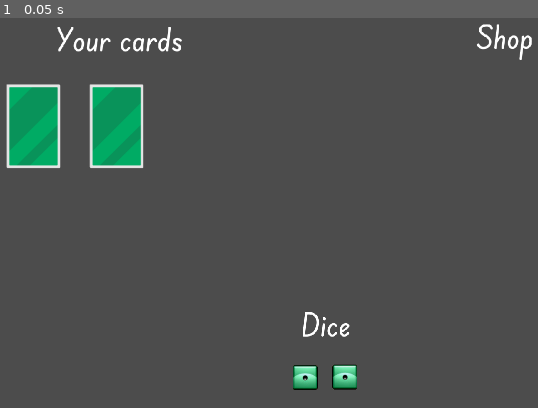
Above: before the commit, frame 1.
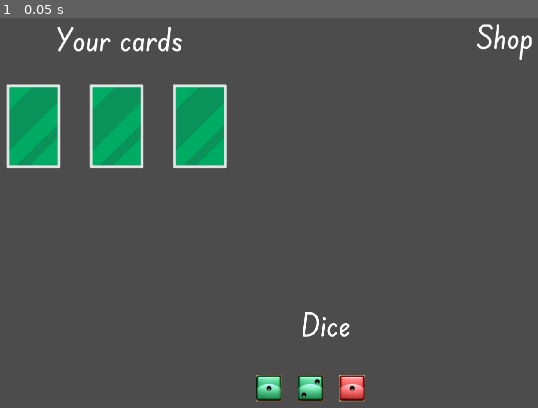
Above: after the commit, the same moment.

Repository: nguyenadam/Little-Village
Game: Godot game, scene res://Game.tscn
Two runs of this game, one before a commit and one after it. Both use one fixed random seed, a clock stepped at 60 frames per second and the inputs below.
Inputs:
- Up to frame 1 (0.05 s): no input

The runs differ from the first frame. In frame 1, 3.4% of the frame differs, in the area x 32-68%, y 16-99%.

Commit message:
working version with dice generated

Diff:
--- a/Card.gd
+++ b/Card.gd
@@ -7,10 +7,13 @@
 var type
 var workers_required
 var workers_current
+var stored
 
-
+var rng = RandomNumberGenerator.new()
 # Called when the node enters the scene tree for the first time.
 func _ready():
+	# TODO: uncomment out for release
+	rng.randomize()
 	pass # Replace with function body.
 
 
@@ -26,3 +29,13 @@
 	type = t
 	workers_required = workers
 	print("Card Created!")
+
+func get_dice():
+	var dice = []
+	for item in output:
+		if item.has('function'):
+			pass # TODO: Implement function processing
+		else:
+			var number = rng.randi_range(item.min, item.max)
+			dice.append([item.color, number])
+	return dice
--- /dev/null
+++ b/Dice.gd
@@ -0,0 +1,8 @@
+extends Node2D
+
+
+func set_texture(color, value):
+	if color == 'brown':
+		color = 'red'
+	var image = load("res://Assets/Dice/" + str(color) + str(value) +".png")
+	$Sprite.set_texture(image)
--- /dev/null
+++ b/Dice.tscn
@@ -0,0 +1,11 @@
+[gd_scene load_steps=3 format=2]
+
+[ext_resource path="res://Assets/Dice/blue1.png" type="Texture" id=1]
+[ext_resource path="res://Dice.gd" type="Script" id=2]
+
+[node name="Dice" type="Node2D"]
+script = ExtResource( 2 )
+
+[node name="Sprite" type="Sprite" parent="."]
+position = Vector2( 31.4663, 31.8198 )
+texture = ExtResource( 1 )
--- a/Game.gd
+++ b/Game.gd
@@ -3,6 +3,7 @@
 var player_cards = []
 var current_dice = []
 var card_template = preload('res://Card.tscn')
+var dice_template = preload('res://Dice.tscn')
 var player_level
 
 # Called when the node enters the scene tree for the first time.
@@ -27,6 +28,14 @@
 	self.add_child(garden)
 	player_cards.append(garden)
 
+	var garden2 = card_template.instance()
+	card_name = 'garden'
+	garden2.init(card_data[card_name].name, card_data[card_name].cost,
+		card_data[card_name].output, card_data[card_name].descr, card_data[card_name].type,
+		card_data[card_name].image_path, card_data[card_name].workers)
+	self.add_child(garden2)
+	player_cards.append(garden2)
+
 	var grove = card_template.instance()
 	card_name = 'grove'
 	grove.init(card_data[card_name].name, card_data[card_name].cost,
@@ -36,15 +45,18 @@
 	player_cards.append(grove)
 
 	render_cards()
-
+	run_turn()
 
 # Called every frame. 'delta' is the elapsed time since the previous frame.
 #func _process(delta):
 #	pass
 
 func run_turn():
+	current_dice = []
 	for card in player_cards:
-		current_dice.append(card.get_dice())
+		current_dice.append_array(card.get_dice())
+	print(current_dice)
+	render_dice()
 
 func _input(ev):
 	# end turn
@@ -54,3 +66,10 @@
 func render_cards():
 	for i in len(player_cards):
 		player_cards[i].position = Vector2(i * 200 + 200, 200)
+
+func render_dice():
+	for i in len(current_dice):
+		var dice = dice_template.instance()
+		dice.set_texture(current_dice[i][0], current_dice[i][1])
+		self.add_child(dice)
+		dice.position = Vector2(i * 100 + 800, 900)
--- a/Game.tscn
+++ b/Game.tscn
@@ -1,8 +1,7 @@
-[gd_scene load_steps=4 format=2]
+[gd_scene load_steps=3 format=2]
 
 [ext_resource path="res://Game.gd" type="Script" id=1]
 [ext_resource path="res://Assets/Main.tres" type="DynamicFont" id=2]
-[ext_resource path="res://Assets/Green1.png" type="Texture" id=3]
 
 [node name="Game" type="Node2D"]
 script = ExtResource( 1 )
@@ -48,13 +47,3 @@
 __meta__ = {
 "_edit_use_anchors_": false
 }
-
-[node name="Sprite" type="Sprite" parent="."]
-position = Vector2( 948.043, 935.859 )
-texture = ExtResource( 3 )
-offset = Vector2( -30, -30 )
-
-[node name="Sprite2" type="Sprite" parent="."]
-position = Vector2( 1043.8, 934.599 )
-texture = ExtResource( 3 )
-offset = Vector2( -30, -30 )
Binary file added: Assets/Dice/blue1.png
Not shown, added: Assets/Dice/blue1.png.import
Binary file added: Assets/Dice/blue2.png
Not shown, added: Assets/Dice/blue2.png.import
Binary file added: Assets/Dice/blue3.png
Not shown, added: Assets/Dice/blue3.png.import
Binary file added: Assets/Dice/blue4.png
Not shown, added: Assets/Dice/blue4.png.import
Binary file added: Assets/Dice/blue5.png
Not shown, added: Assets/Dice/blue5.png.import
Binary file added: Assets/Dice/blue6.png
Not shown, added: Assets/Dice/blue6.png.import
(and 60 more such lines)
